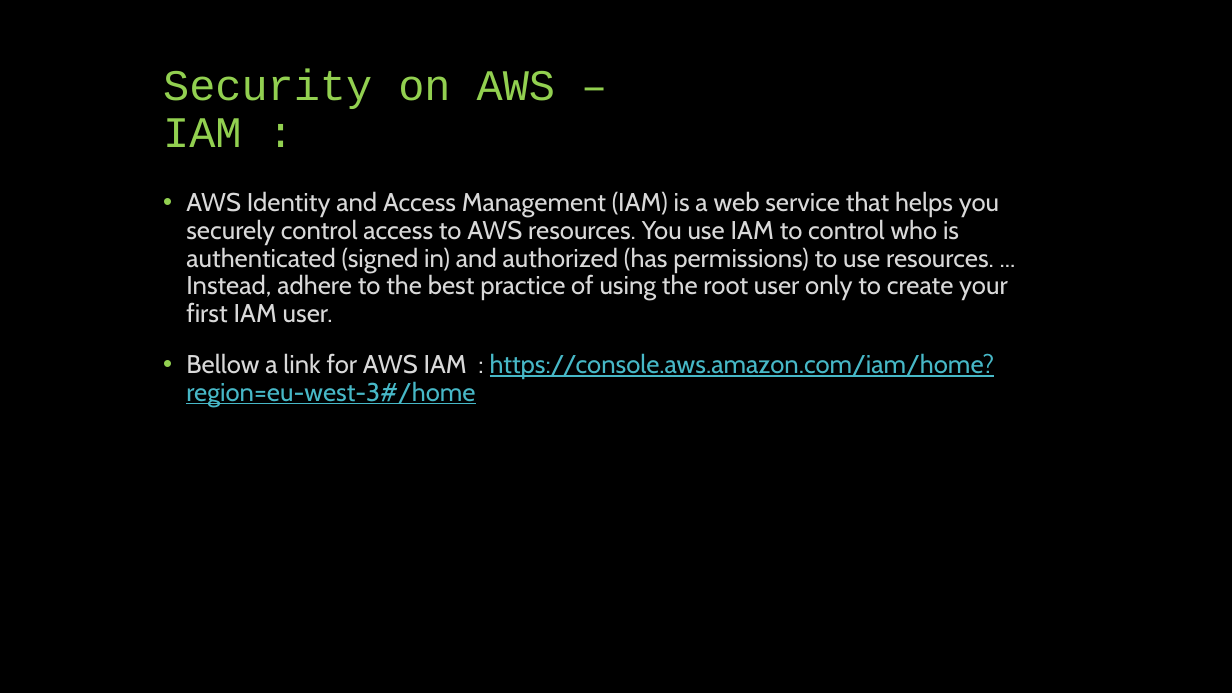
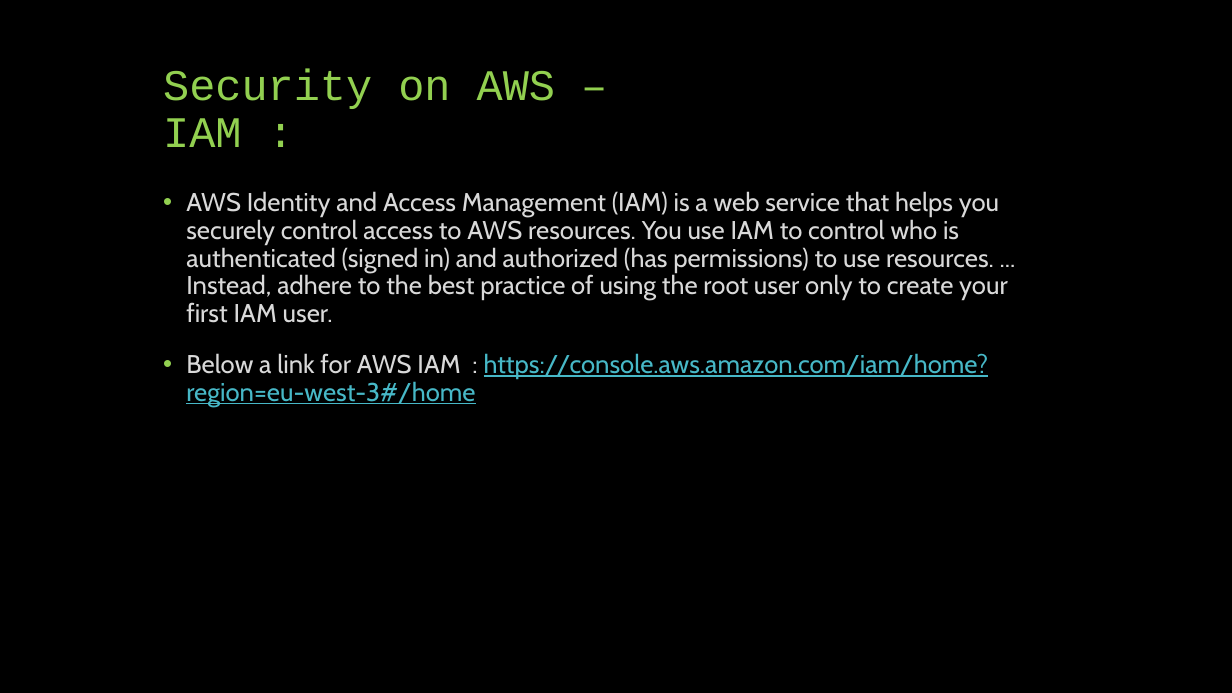
Before and after one commit to derrickrose/big-data-aws-demo, a slide deck: slide 9 of files/big-data-on-aws-presented-by-frils.pptx. Drawn at 1232x693 pixels with LibreOffice and Linux fonts; fonts in the diff are those of the drawing. Boxes give left, top, right and bottom in pixels: in the first picture for what was removed or moved away, otherwise in the second. Text is boxed around its words. In the diff, an @@ line names an element or a change of style, - is before the commit and + after.

```diff
--- a/files/big-data-on-aws-presented-by-frils.pptx
+++ b/files/big-data-on-aws-presented-by-frils.pptx
@@ text at (186,353,989,406): text changed @@
-• Bellow a link for AWS IAM : https://console.aws.amazon.com/iam/home?region=eu-west-3#/home
+• Below a link for AWS IAM : https://console.aws.amazon.com/iam/home?region=eu-west-3#/home
```
Also in this commit, not shown: 5 other slides changed, 1 other file.
